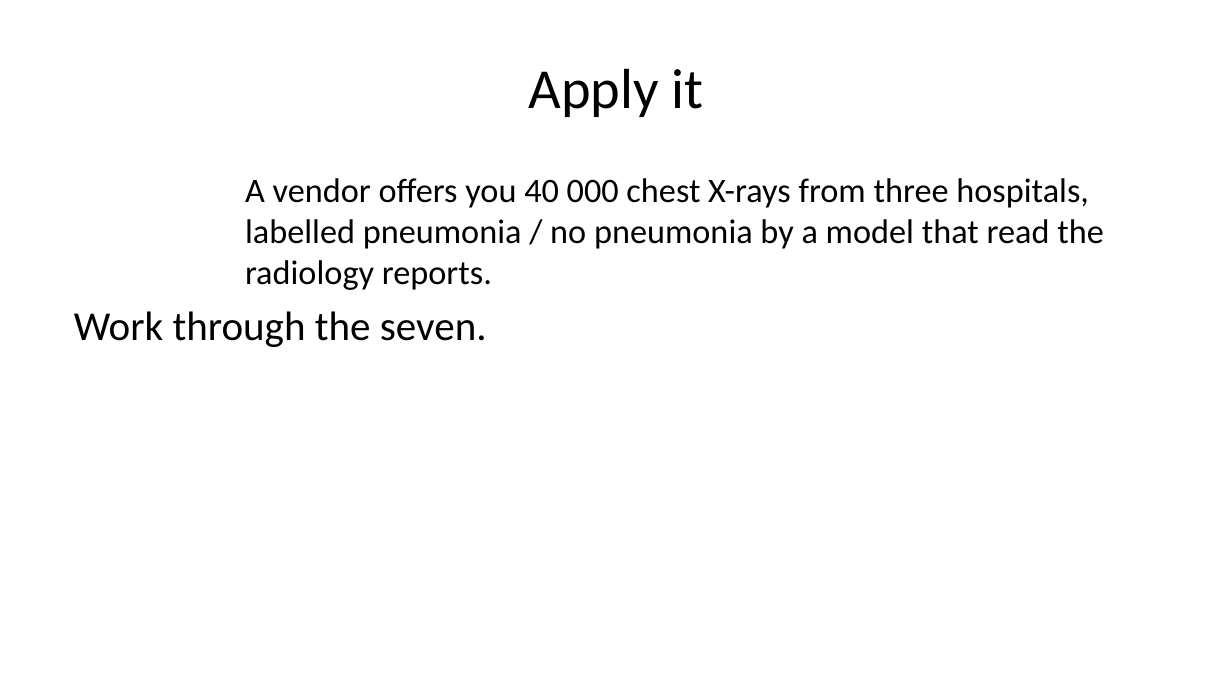
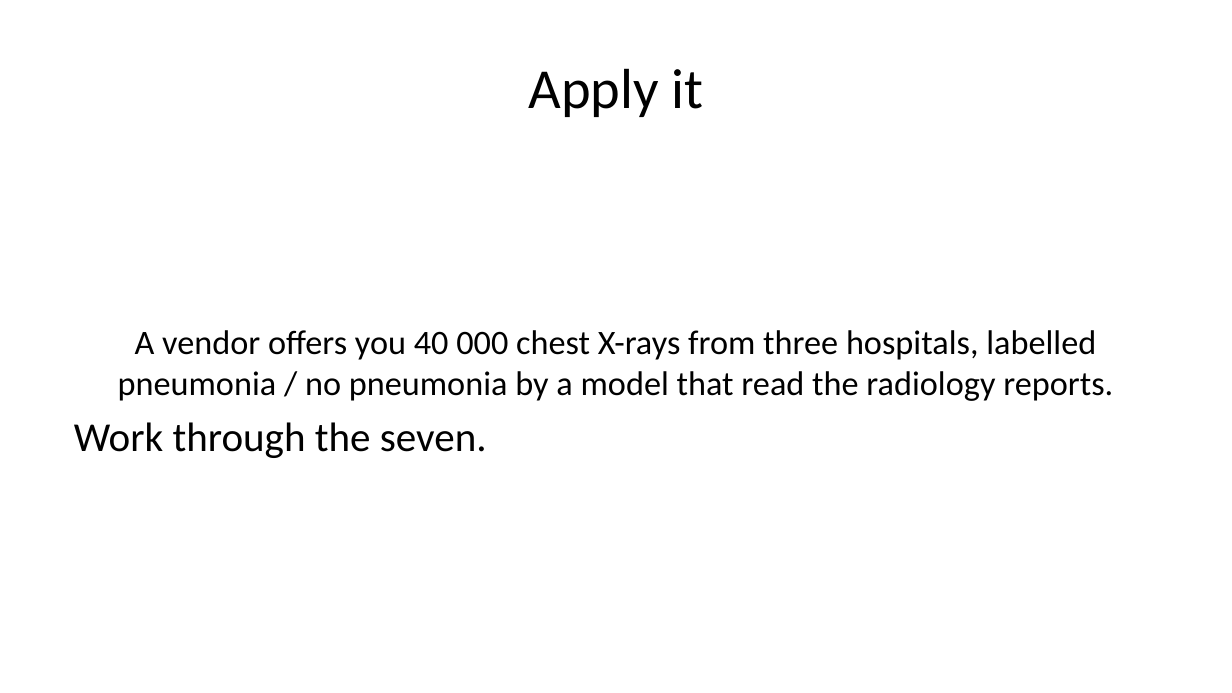
Before and after one commit to pauldubois98/AdcancedTopicsDataScience2026, a slide deck: slide 70 of Course01/slides.pptx. Drawn at 1232x693 pixels with LibreOffice and Linux fonts; fonts in the diff are those of the drawing. Boxes give left, top, right and bottom in pixels: in the first picture for what was removed or moved away, otherwise in the second. Text is boxed around its words. In the diff, an @@ line names an element or a change of style, - is before the commit and + after.

```diff
--- a/Course01/slides.pptx
+++ b/Course01/slides.pptx
@@ text "A vendor offers you 40 ..." at box(74, 330, 1113, 458): vertical alignment top to middle @@
@@ text at box(118, 330, 1113, 401): alignment left to centre; indent changed @@
```
Also in this commit, not shown: 5 other slides changed, 1 other file.
